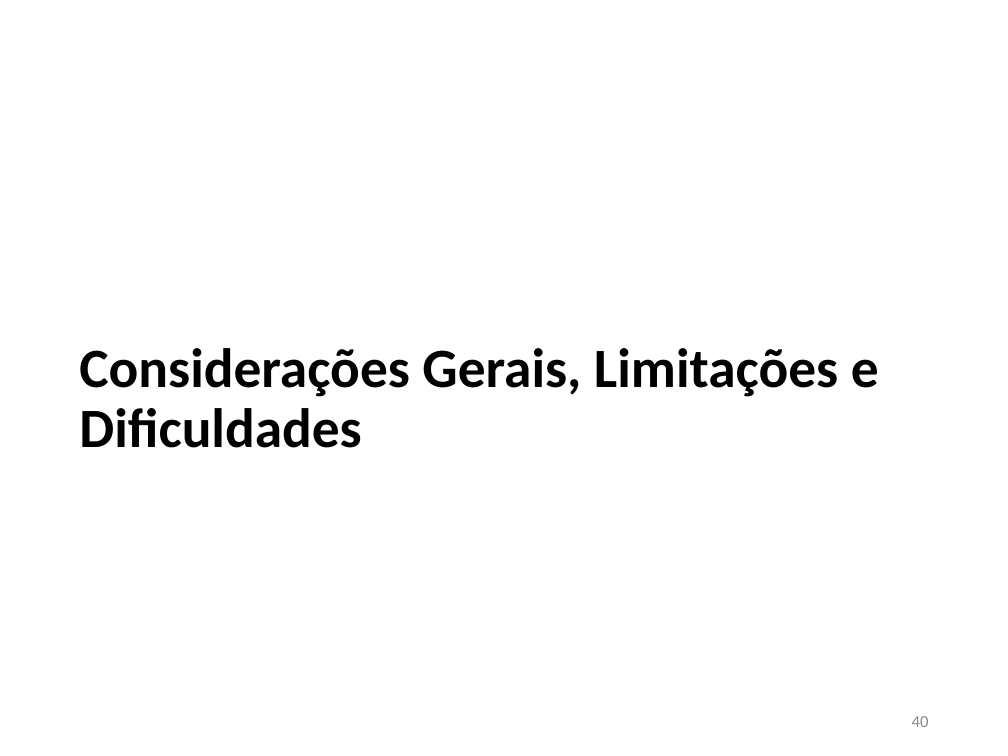
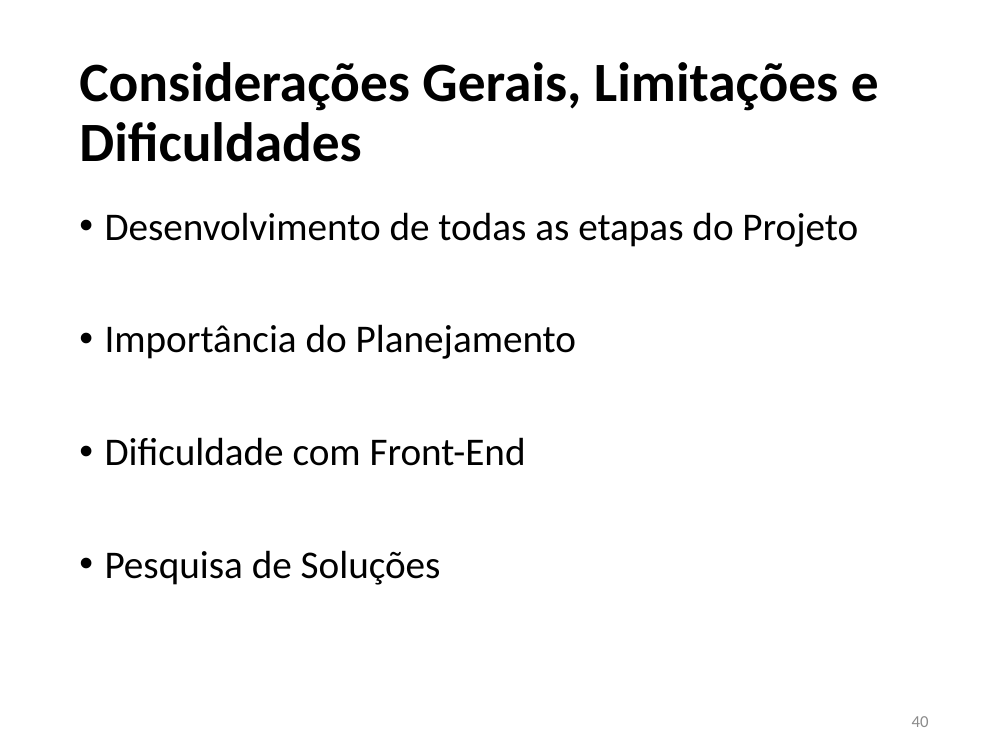
Before and after one commit to JoaoVFG/documentacaoTG, a slide deck: slide 40 of APRESENTAÇÃO JOAO VITOR.pptx. Drawn at 1008x756 pixels with LibreOffice and Linux fonts; fonts in the diff are those of the drawing. Boxes give left, top, right and bottom in pixels: in the first picture for what was removed or moved away, otherwise in the second. Text is boxed around its words. In the diff, an @@ line names an element or a change of style, - is before the commit and + after.

```diff
--- a/APRESENTAÇÃO JOAO VITOR.pptx
+++ b/APRESENTAÇÃO JOAO VITOR.pptx
@@ title "Considerações Gerais, Limitações e Dificuldades": place and size @@
-title "Considerações Gerais, Limitações e Dificuldades" at bbox=[79, 348, 879, 448]
+title "Considerações Gerais, Limitações e Dificuldades" at bbox=[79, 62, 879, 162]
@@ text added at bbox=[105, 212, 858, 585], 28 pt, text #000000 @@
+• Desenvolvimento de todas as etapas do Projeto
+• Importância do Planejamento
+• Dificuldade com Front-End
+• Pesquisa de Soluções
```
Also in this commit, not shown: 6 other slides changed, 3 other files.
